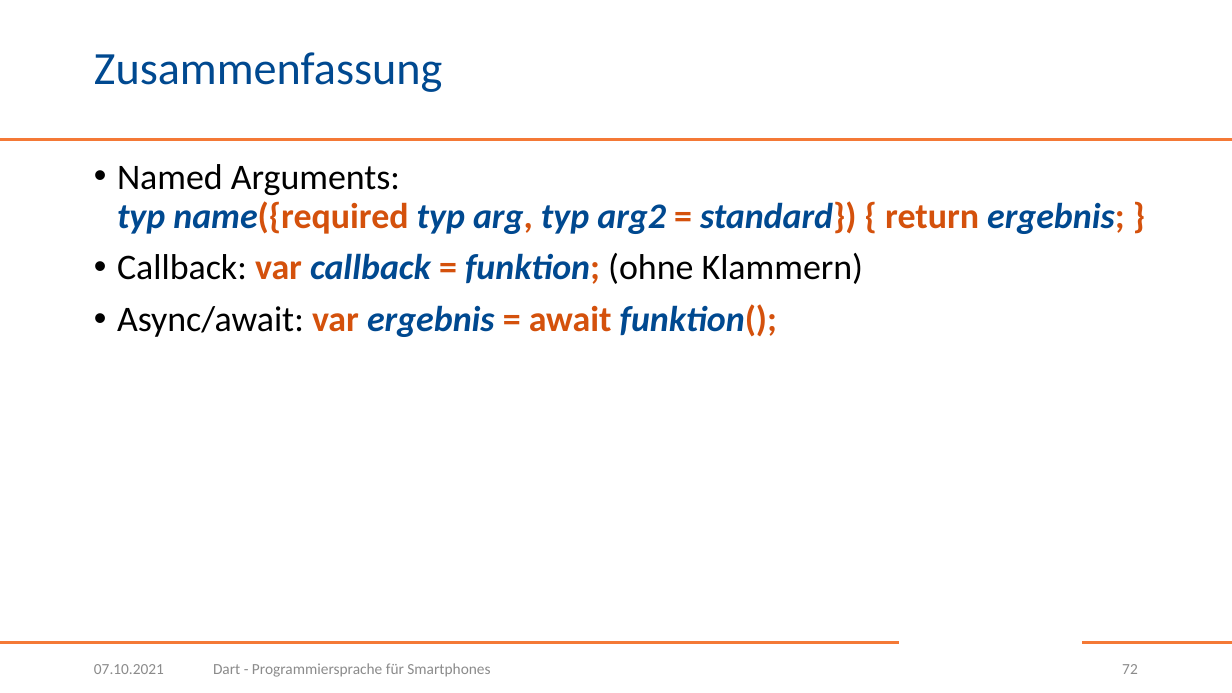
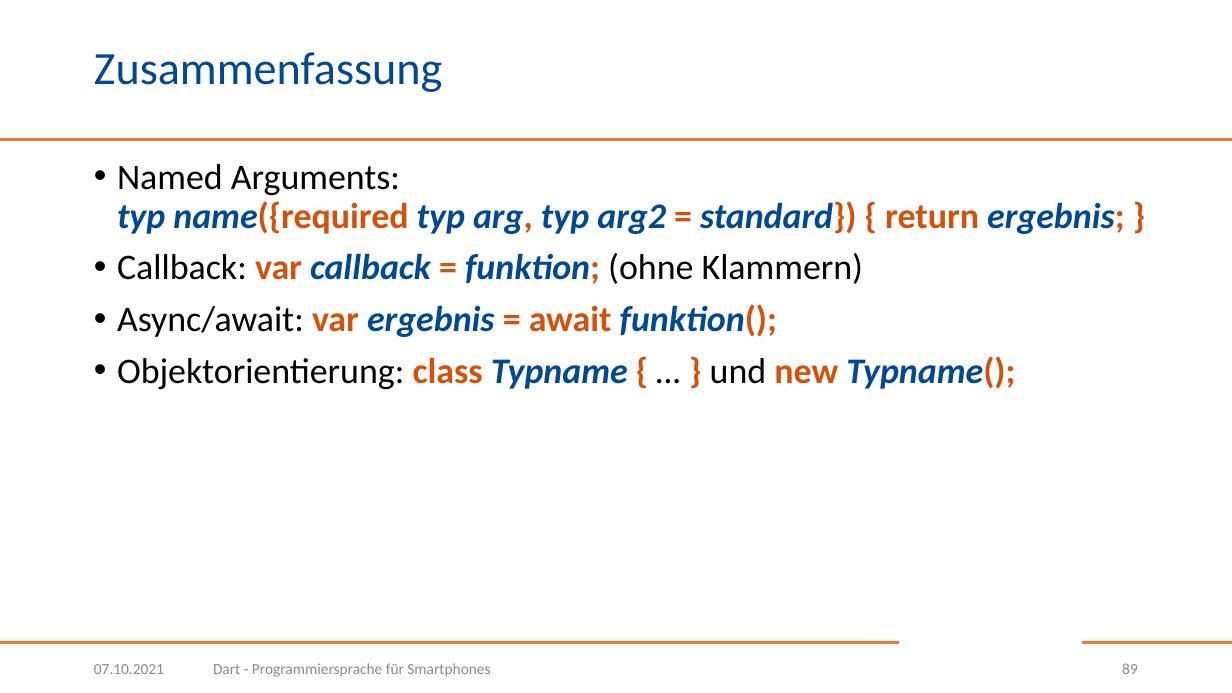
Before and after one commit to BogyMitutoyoCTL/Checklisten-App-2021, a slide deck: slide 89 of Dart.pptx (slide 72 before the commit). Drawn at 1232x693 pixels with LibreOffice and Linux fonts; fonts in the diff are those of the drawing; background and template pictures are left out. Boxes give left, top, right and bottom in pixels: in the first picture for what was removed or moved away, otherwise in the second. Text is boxed around its words. In the diff, an @@ line names an element or a change of style, - is before the commit and + after.

Commit message:
Objektorientierung eingepflegt

```diff
--- a/Dart.pptx
+++ b/Dart.pptx
@@ text at [117,356,1015,389]: paragraph added @@
+• Objektorientierung: class Typname { … } und new Typname();
@@ page number at [1122,663,1138,674]: text changed @@
-72
+89
```
Also in this commit, not shown: 1 other slide changed, 17 slides added.
